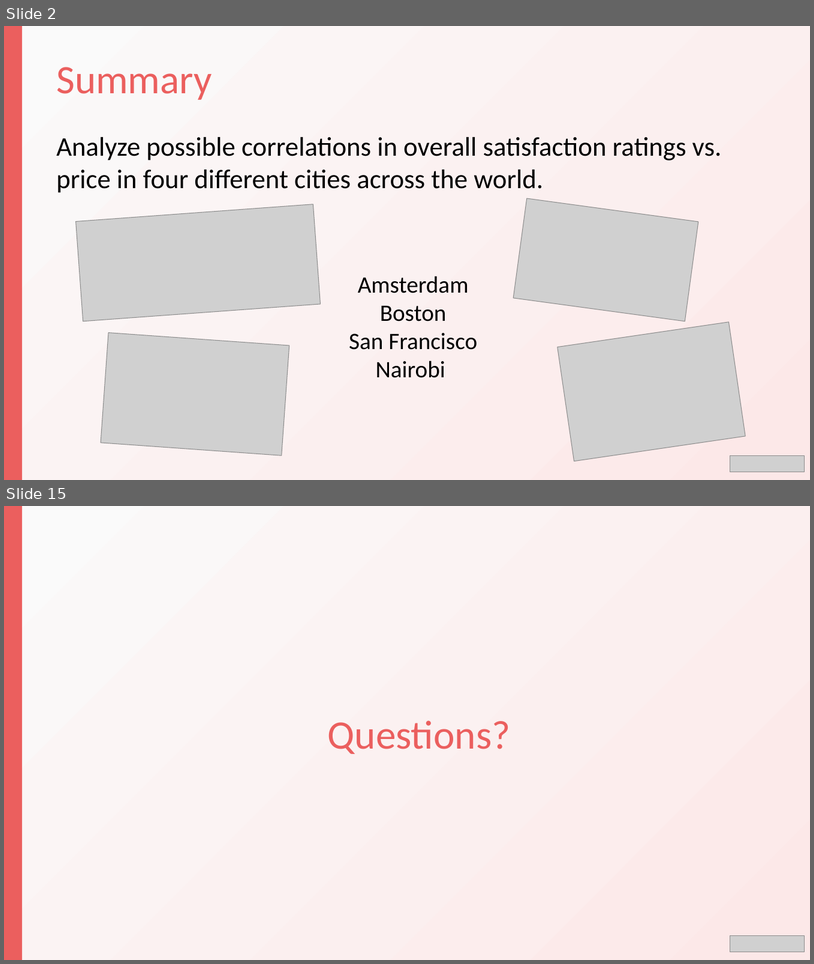
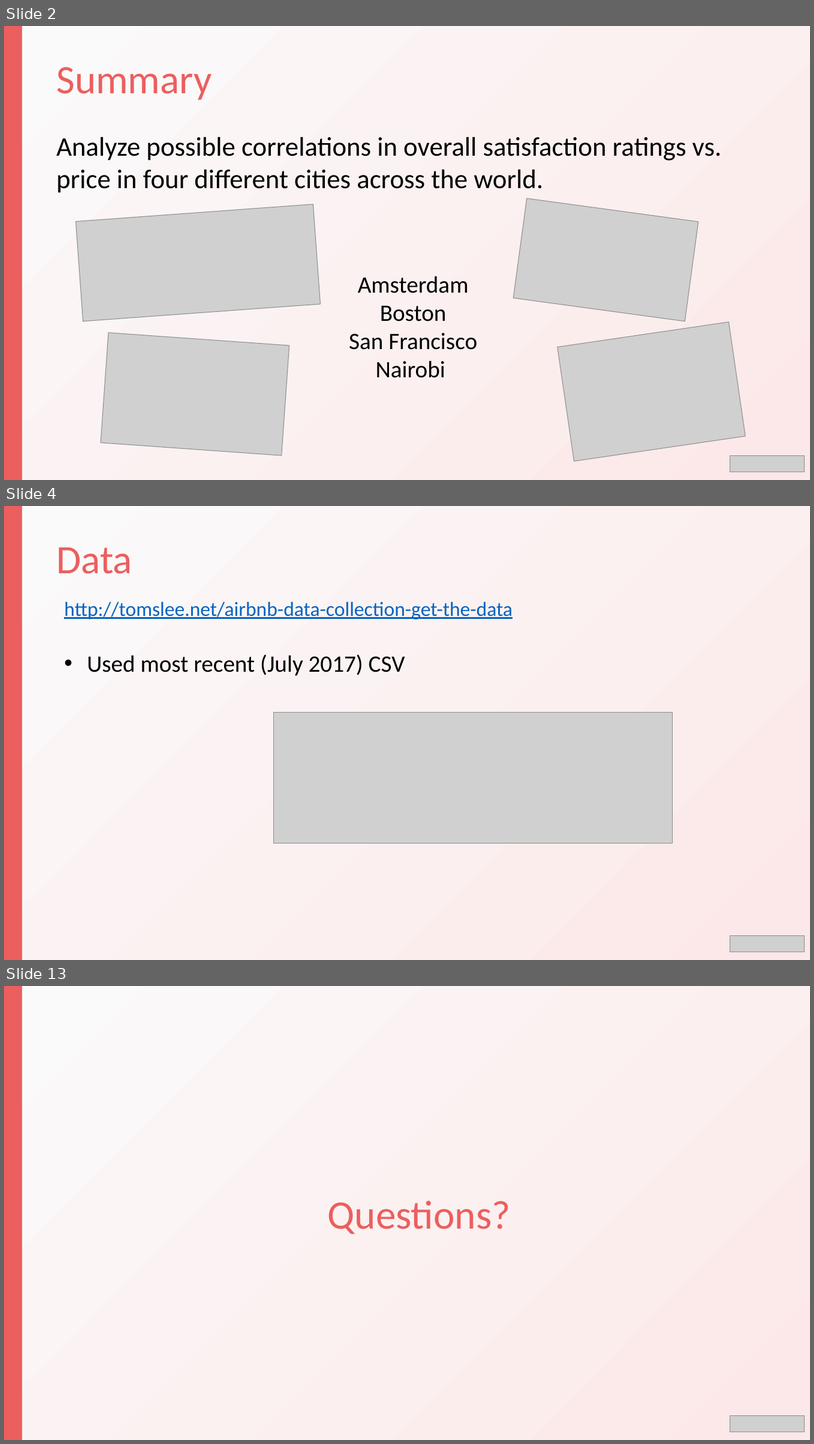
Before and after one commit to RoseMurugi/Airbnb-Analytics, a slide deck: Final Project/airbnb.pptx. Shown one above the other, each under a label of ours: slides 2 and 15 before the commit, slides 2, 4 and 13 after it; the slides between them are not shown. The pictures are 814x964 and 814x1444 pixels, drawn with LibreOffice and Linux fonts; fonts in the diff are those of the drawing; grey boxes stand for pictures. Boxes give left, top, right and bottom in pixels: in the first picture for what was removed or moved away, otherwise in the second. Text is boxed around its words. In the diff, an @@ line names an element or a change of style, - is before the commit and + after.

```diff
--- a/Final Project/airbnb.pptx
+++ b/Final Project/airbnb.pptx
@@ slide 4 added at bbox=[4, 506, 810, 960], background gradient #FAFAFA to #FCE8E8 to #E4E4E4 @@
@@ rectangle added at bbox=[4, 506, 22, 960], fill #EB5F5E @@
@@ text added at bbox=[56, 547, 132, 574], 48 pt, text #EB5F5E @@
+Data
@@ text added at bbox=[64, 601, 513, 676], 24 pt, text #0563C1, underline @@
+http://tomslee.net/airbnb-data-collection-get-the-data
+• Used most recent (July 2017) CSV
@@ picture added at bbox=[274, 712, 673, 843] @@
@@ picture added at bbox=[731, 936, 805, 952] @@
@@ what was slide 15 is now slide 13 @@
```
Also in this commit, not shown: 4 slides changed, 5 other slides added, 8 slides removed.
